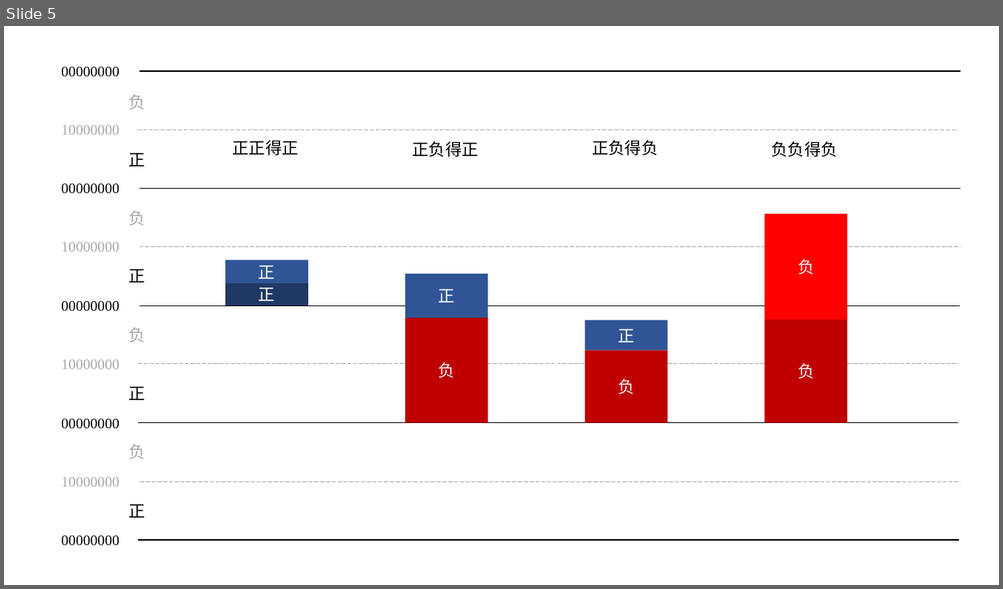
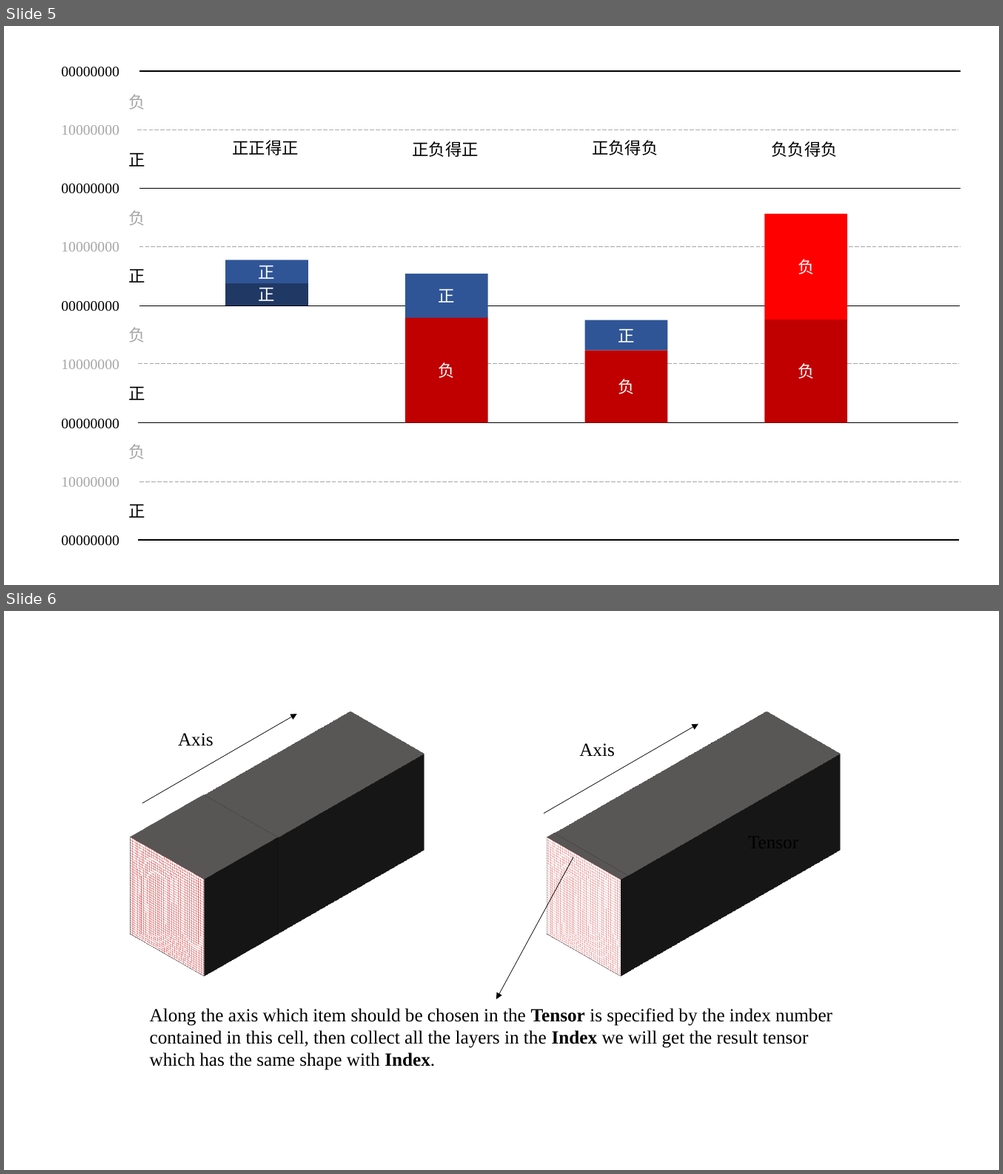
Before and after one commit to 1272652761/tristone13th.github.io, a slide deck: img/plot.pptx. Shown one above the other, each under a label of ours: slide 5 before the commit, slides 5 and 6 after it. The pictures are 1003x589 and 1003x1174 pixels, drawn with LibreOffice and Linux fonts; fonts in the diff are those of the drawing. Boxes give left, top, right and bottom in pixels: in the first picture for what was removed or moved away, otherwise in the second. Text is boxed around its words. In the diff, an @@ line names an element or a change of style, - is before the commit and + after.

```diff
--- a/img/plot.pptx
+++ b/img/plot.pptx
@@ slide 6 added at [4,611,999,1170], background #FFFFFF @@
@@ arrow added from (142, 803) to (296, 714), #000000 0.5 pt @@
@@ text added at [178,733,213,746], 18 pt, text #000000 @@
+Axis
@@ arrow added from (543, 813) to (698, 723), #000000 0.5 pt @@
@@ text added at [579,743,614,757], 18 pt, text #000000 @@
+Axis
@@ rectangle added at [115,849,219,966], fill pattern #4472C4 on #FFFFFF, outline #767171 1 pt @@
@@ rectangle added at [115,849,219,966], fill pattern #C00000 on #FFFFFF @@
@@ rectangle added at [532,849,636,966], fill pattern #4472C4 on #FFFFFF, outline #767171 1 pt @@
@@ rectangle added at [532,849,636,966], fill pattern #C00000 on #FFFFFF @@
@@ arrow added from (573, 857) to (496, 999), #000000 0.5 pt @@
@@ text added at [150,1008,832,1071], 18 pt, text #000000 @@
+Along the axis which item should be chosen in the Tensor is specified by the index number contained in this cell, then collect all the layers in the Index we will get the result tensor which has the same shape with Index.
```
Also in this commit, not shown: 2 other files.
